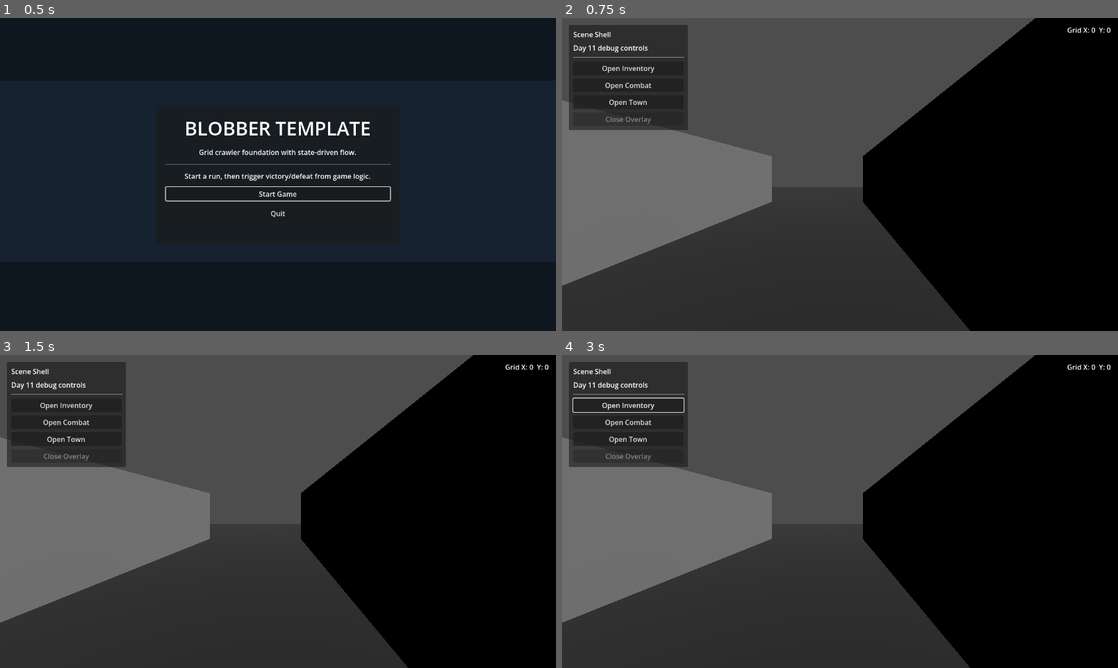
Above: before the commit, frames 1-4 (two rows, left to right).
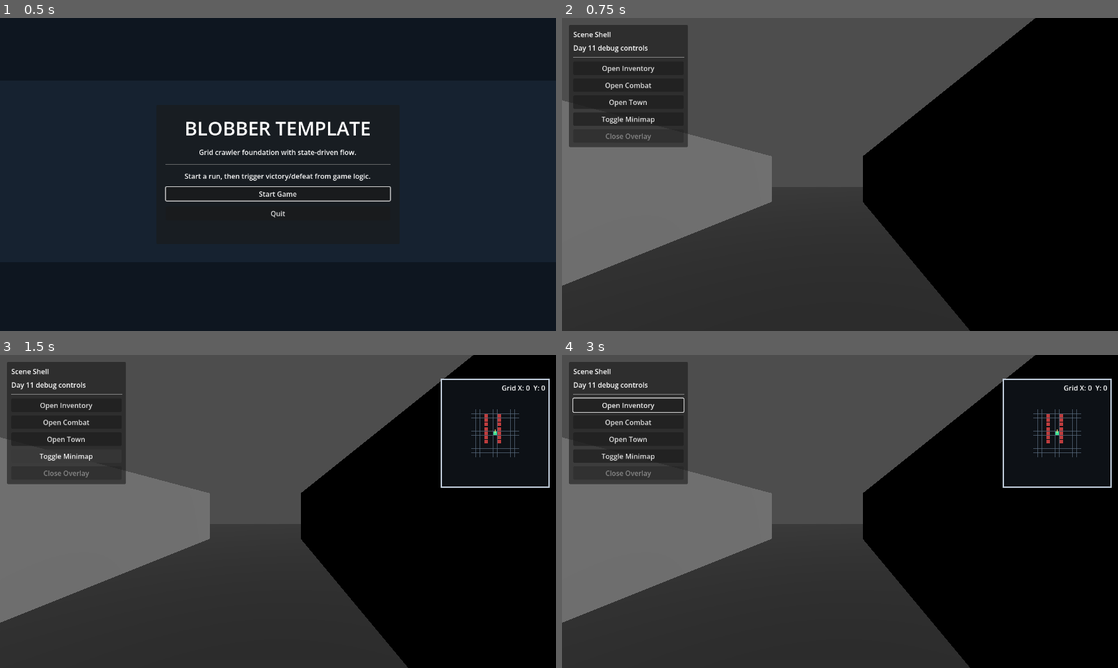
Above: after the commit, the same moments.

Repository: adamico/blobber-godot
Game: Godot game, scene res://scenes/title/title_screen.tscn
The game is run twice, just before and just after one commit, with the same random seed, the same clock (stepped at 60 frames per second) and the same inputs.
Inputs (mouse positions are in pixels of both pictures, inside the frame that each line leads up to):
- Up to frame 1 (0.5 s): no input
- Up to frame 2 (0.75 s): click "Start Game" at 0.5 s
- Up to frame 3 (1.5 s): click (66, 455) at 1.25 s, where only the run after the commit has a clickable "Toggle Minimap"
- Up to frame 4 (3 s): click "Open Inventory" at 2 s; click "Return To Exploration" at 2.75 s

Frame 1 is identical in both runs. In frame 2, 1.3% of the frame differs, in the area x 1-99%, y 2-42%; in frame 3, 2.1%, in the area x 1-99%, y 2-43%; in frame 4, 2.1%.

Commit message:
feat(minimap): add minimap overlay with toggle functionality and update visibility controls

Diff:
--- /dev/null
+++ b/scenes/overlays/minimap_overlay.gd
@@ -0,0 +1,67 @@
+class_name MinimapOverlay
+extends Control
+
+@export var radius_cells := 5
+@export var cell_size_pixels := 10.0
+@export var background_color := Color(0.06, 0.08, 0.10, 0.86)
+@export var border_color := Color(0.82, 0.87, 0.93, 0.9)
+@export var grid_color := Color(0.35, 0.42, 0.50, 0.45)
+@export var blocked_color := Color(0.82, 0.26, 0.26, 0.9)
+@export var player_color := Color(0.25, 0.92, 0.62, 0.95)
+@export var facing_color := Color(1.0, 0.91, 0.44, 1.0)
+
+var _player_cell := Vector2i.ZERO
+var _player_facing := GridDefinitions.Facing.NORTH
+var _occupancy: GridOccupancyMap
+
+
+func _ready() -> void:
+	mouse_filter = Control.MOUSE_FILTER_IGNORE
+
+
+func set_occupancy(occupancy: GridOccupancyMap) -> void:
+	_occupancy = occupancy
+	queue_redraw()
+
+
+func set_player_state(cell: Vector2i, facing: GridDefinitions.Facing) -> void:
+	_player_cell = cell
+	_player_facing = facing
+	queue_redraw()
+
+
+func get_player_cell() -> Vector2i:
+	return _player_cell
+
+
+func get_player_facing() -> GridDefinitions.Facing:
+	return _player_facing
+
+
+func _draw() -> void:
+	var draw_rect_area := Rect2(Vector2.ZERO, size)
+	draw_rect(draw_rect_area, background_color, true)
+	draw_rect(draw_rect_area, border_color, false, 2.0)
+
+	var radius := maxi(radius_cells, 1)
+	var cell_px := maxf(cell_size_pixels, 2.0)
+	var center := draw_rect_area.size * 0.5
+	var half_cell := Vector2.ONE * (cell_px * 0.5)
+
+	for dz in range(-radius, radius + 1):
+		for dx in range(-radius, radius + 1):
+			var local_center := center + Vector2(float(dx), float(dz)) * cell_px
+			var rect := Rect2(local_center - half_cell, Vector2.ONE * cell_px)
+			draw_rect(rect, grid_color, false, 1.0)
+
+			if _occupancy != null:
+				var sample_cell := _player_cell + Vector2i(dx, dz)
+				if not _occupancy.is_passable(sample_cell):
+					draw_rect(rect.grow(-1.0), blocked_color, true)
+
+	var player_rect := Rect2(center - half_cell * 0.9, Vector2.ONE * cell_px * 0.9)
+	draw_rect(player_rect, player_color, true)
+
+	var facing := GridDefinitions.facing_to_vec2i(_player_facing)
+	var facing_end := center + Vector2(float(facing.x), float(facing.y)) * (cell_px * 0.9)
+	draw_line(center, facing_end, facing_color, 2.0)
--- a/scenes/world/main.gd
+++ b/scenes/world/main.gd
@@ -4,6 +4,7 @@
 @export var auto_align_gridmap_visual := true
 @export var show_debug_panel := false
 @export var show_grid_coordinates_overlay := false
+@export var show_minimap_overlay := false
 @export_enum("Menu", "Gameplay", "GameOverFailure", "GameOverSuccess") var initial_game_state := "Gameplay"
 @export var enable_cell_end_conditions := true
 @export var success_goal_cell := Vector2i(2, -2)
@@ -32,10 +33,12 @@
 const NODE_PLAYER := "Player"
 const NODE_OVERLAY_MOUNT := "OverlayLayer/OverlayMount"
 const NODE_DEBUG_PANEL := "OverlayLayer/DebugPanel"
-const NODE_GRID_COORDS_LABEL := "OverlayLayer/GridCoordsLabel"
+const NODE_GRID_COORDS_LABEL := "OverlayLayer/MinimapOverlay/GridCoordsLabel"
+const NODE_MINIMAP_OVERLAY := "OverlayLayer/MinimapOverlay"
 const NODE_BTN_OPEN_INVENTORY := "OverlayLayer/DebugPanel/Margin/VBox/OpenInventory"
 const NODE_BTN_OPEN_COMBAT := "OverlayLayer/DebugPanel/Margin/VBox/OpenCombat"
 const NODE_BTN_OPEN_TOWN := "OverlayLayer/DebugPanel/Margin/VBox/OpenTown"
+const NODE_BTN_TOGGLE_MINIMAP := "OverlayLayer/DebugPanel/Margin/VBox/ToggleMinimap"
 const NODE_BTN_CLOSE_OVERLAY := "OverlayLayer/DebugPanel/Margin/VBox/CloseOverlay"
 
 var _occupancy: GridOccupancyMap
@@ -49,9 +52,11 @@
 var _overlay_mount: Control
 var _debug_panel: Control
 var _grid_coords_label: Label
+var _minimap_overlay: Control
 var _btn_open_inventory: Button
 var _btn_open_combat: Button
 var _btn_open_town: Button
+var _btn_toggle_minimap: Button
 var _btn_close_overlay: Button
 
 func _ready() -> void:
@@ -67,7 +72,9 @@
 	_wire_end_conditions.call_deferred()
 	_apply_debug_panel_visibility()
 	_apply_grid_coordinates_overlay_visibility()
+	_apply_minimap_overlay_visibility()
 	_refresh_grid_coordinates_overlay()
+	_refresh_minimap_overlay()
 	_wire_overlay_controls()
 	_refresh_debug_buttons()
 
@@ -77,9 +84,11 @@
 	_overlay_mount = get_node_or_null(NODE_OVERLAY_MOUNT) as Control
 	_debug_panel = get_node_or_null(NODE_DEBUG_PANEL) as Control
 	_grid_coords_label = get_node_or_null(NODE_GRID_COORDS_LABEL) as Label
+	_minimap_overlay = get_node_or_null(NODE_MINIMAP_OVERLAY) as Control
 	_btn_open_inventory = get_node_or_null(NODE_BTN_OPEN_INVENTORY) as Button
 	_btn_open_combat = get_node_or_null(NODE_BTN_OPEN_COMBAT) as Button
 	_btn_open_town = get_node_or_null(NODE_BTN_OPEN_TOWN) as Button
+	_btn_toggle_minimap = get_node_or_null(NODE_BTN_TOGGLE_MINIMAP) as Button
 	_btn_close_overlay = get_node_or_null(NODE_BTN_CLOSE_OVERLAY) as Button
 
 
@@ -193,6 +202,8 @@
 		_btn_open_combat.pressed.connect(open_combat_overlay)
 	if _btn_open_town != null:
 		_btn_open_town.pressed.connect(open_town_overlay)
+	if _btn_toggle_minimap != null:
+		_btn_toggle_minimap.pressed.connect(_toggle_minimap_overlay)
 	if _btn_close_overlay != null:
 		_btn_close_overlay.pressed.connect(close_active_overlay)
 
@@ -207,6 +218,11 @@
 		_grid_coords_label.visible = show_grid_coordinates_overlay
 
 
+func _apply_minimap_overlay_visibility() -> void:
+	if _minimap_overlay != null:
+		_minimap_overlay.visible = show_minimap_overlay
+
+
 func _refresh_grid_coordinates_overlay(cell: Vector2i = Vector2i.ZERO) -> void:
 	if _grid_coords_label == null:
 		return
@@ -216,6 +232,27 @@
 		coords = _player.grid_state.cell
 
 	_grid_coords_label.text = "Grid X: %d  Y: %d" % [coords.x, coords.y]
+
+
+func _toggle_minimap_overlay() -> void:
+	show_minimap_overlay = not show_minimap_overlay
+	_apply_minimap_overlay_visibility()
+
+
+func _refresh_minimap_overlay(cell: Vector2i = Vector2i.ZERO) -> void:
+	if _minimap_overlay == null:
+		return
+
+	var coords := cell
+	var facing := GridDefinitions.Facing.NORTH
+	if _player != null and _player.grid_state != null:
+		coords = _player.grid_state.cell
+		facing = _player.grid_state.facing
+
+	if _minimap_overlay.has_method("set_occupancy"):
+		_minimap_overlay.call("set_occupancy", _occupancy)
+	if _minimap_overlay.has_method("set_player_state"):
+		_minimap_overlay.call("set_player_state", coords, facing)
 
 
 func _refresh_debug_buttons() -> void:
@@ -424,6 +461,7 @@
 
 func _on_player_action_completed(_cmd: PlayerCommand.Type, new_state: GridState) -> void:
 	_refresh_grid_coordinates_overlay(new_state.cell)
+	_refresh_minimap_overlay(new_state.cell)
 
 	if not enable_cell_end_conditions:
 		return
@@ -495,6 +533,7 @@
 		_align_gridmap_to_player_grid(gm)
 
 	_occupancy = GridOccupancyMap.from_grid_map(gm, occupancy_wall_layer)
+	_refresh_minimap_overlay()
 	if _player != null and _player.movement_controller != null:
 		_player.movement_controller.passability_fn = _occupancy.is_passable
 		print("[Occupancy] layer=%d wired %d blocked cells" % [occupancy_wall_layer, _occupancy._blocked.size()])
--- a/scenes/world/main.tscn
+++ b/scenes/world/main.tscn
@@ -4,6 +4,7 @@
 [ext_resource type="PackedScene" uid="uid://fib5upfjwmcx" path="res://scenes/player/player.tscn" id="2_7tdlr"]
 [ext_resource type="Resource" uid="uid://bpsbwt82uliw4" path="res://resources/movement_config.tres" id="3_tt8nk"]
 [ext_resource type="MeshLibrary" uid="uid://bxgdx6gy414a7" path="res://resources/mesh_library/simple_mesh_library.tres" id="4_6r0uj"]
+[ext_resource type="Script" uid="uid://c7krl4pwfdtn5" path="res://scenes/overlays/minimap_overlay.gd" id="5_1h5vq"]
 
 [node name="Main" type="Node3D" unique_id=1276884268]
 script = ExtResource("1_wbupf")
@@ -34,12 +35,27 @@
 grow_vertical = 2
 mouse_filter = 2
 
-[node name="GridCoordsLabel" type="Label" parent="OverlayLayer" unique_id=211122343]
+[node name="MinimapOverlay" type="Control" parent="OverlayLayer" unique_id=211122344]
 visible = false
-offset_left = 990.0
-offset_top = 16.0
+layout_mode = 3
+anchors_preset = 0
+offset_left = 1016.0
+offset_top = 56.0
 offset_right = 1264.0
-offset_bottom = 42.0
+offset_bottom = 304.0
+mouse_filter = 2
+script = ExtResource("5_1h5vq")
+
+[node name="GridCoordsLabel" type="Label" parent="OverlayLayer/MinimapOverlay" unique_id=211122343]
+visible = false
+layout_mode = 1
+anchors_preset = 10
+anchor_right = 1.0
+offset_left = 8.0
+offset_top = 8.0
+offset_right = -8.0
+offset_bottom = 32.0
+grow_horizontal = 2
 text = "Grid X: 0  Y: 0"
 horizontal_alignment = 2
 
@@ -83,6 +99,10 @@
 layout_mode = 2
 text = "Open Town"
 
+[node name="ToggleMinimap" type="Button" parent="OverlayLayer/DebugPanel/Margin/VBox" unique_id=211122345]
+layout_mode = 2
+text = "Toggle Minimap"
+
 [node name="CloseOverlay" type="Button" parent="OverlayLayer/DebugPanel/Margin/VBox" unique_id=211122339]
 layout_mode = 2
 disabled = true
--- a/tests/test_grid_coords_overlay.gd
+++ b/tests/test_grid_coords_overlay.gd
@@ -3,9 +3,10 @@
 const WORLD_SCENE := preload("res://scenes/world/main.tscn")
 
 
-func _spawn_world(show_coords: bool) -> Node3D:
+func _spawn_world(show_coords: bool, show_minimap: bool = false) -> Node3D:
 	var world := WORLD_SCENE.instantiate() as Node3D
 	world.show_grid_coordinates_overlay = show_coords
+	world.show_minimap_overlay = show_minimap
 	add_child_autofree(world)
 	await get_tree().process_frame
 	await get_tree().process_frame
@@ -14,15 +15,36 @@
 
 func test_grid_coords_overlay_hidden_by_default_toggle() -> void:
 	var world := await _spawn_world(false)
-	var label := world.get_node_or_null("OverlayLayer/GridCoordsLabel") as Label
+	var label := world.get_node_or_null("OverlayLayer/MinimapOverlay/GridCoordsLabel") as Label
 	assert_not_null(label)
 	assert_false(label.visible)
 
 
+func test_minimap_overlay_hidden_by_default_toggle() -> void:
+	var world := await _spawn_world(false, false)
+	var minimap := world.get_node_or_null("OverlayLayer/MinimapOverlay") as Control
+	assert_not_null(minimap)
+	assert_false(minimap.visible)
+
+
+func test_minimap_overlay_debug_button_toggles_visibility() -> void:
+	var world := await _spawn_world(false, false)
+	var minimap := world.get_node_or_null("OverlayLayer/MinimapOverlay") as Control
+	var toggle_minimap := world.get_node_or_null("OverlayLayer/DebugPanel/Margin/VBox/ToggleMinimap") as Button
+	assert_not_null(minimap)
+	assert_not_null(toggle_minimap)
+
+	assert_false(minimap.visible)
+	toggle_minimap.emit_signal("pressed")
+	assert_true(minimap.visible)
+	toggle_minimap.emit_signal("pressed")
+	assert_false(minimap.visible)
+
+
 func test_grid_coords_overlay_updates_after_player_move() -> void:
-	var world := await _spawn_world(true)
+	var world := await _spawn_world(true, true)
 	var player := world.get_node_or_null("Player") as Player
-	var label := world.get_node_or_null("OverlayLayer/GridCoordsLabel") as Label
+	var label := world.get_node_or_null("OverlayLayer/MinimapOverlay/GridCoordsLabel") as Label
 	assert_not_null(player)
 	assert_not_null(label)
 
@@ -36,3 +58,21 @@
 	assert_true(player.execute_command(PlayerCommand.Type.STEP_FORWARD))
 	assert_eq(player.grid_state.cell, Vector2i(0, -1))
 	assert_eq(label.text, "Grid X: 0  Y: -1")
+
+
+func test_minimap_overlay_updates_player_state_after_player_move() -> void:
+	var world := await _spawn_world(false, true)
+	var player := world.get_node_or_null("Player") as Player
+	var minimap := world.get_node_or_null("OverlayLayer/MinimapOverlay") as MinimapOverlay
+	assert_not_null(player)
+	assert_not_null(minimap)
+
+	player.movement_config.smooth_mode = false
+	player.movement_controller.passability_fn = Callable()
+	world.enable_cell_end_conditions = false
+
+	assert_eq(minimap.get_player_cell(), Vector2i.ZERO)
+
+	assert_true(player.execute_command(PlayerCommand.Type.STEP_FORWARD))
+	assert_eq(player.grid_state.cell, Vector2i(0, -1))
+	assert_eq(minimap.get_player_cell(), Vector2i(0, -1))
--- a/tests/test_player_day11_scene_transitions.gd
+++ b/tests/test_player_day11_scene_transitions.gd
@@ -98,3 +98,23 @@
 	assert_not_null(close_overlay)
 	close_overlay.emit_signal("pressed")
 	assert_false(world.has_active_overlay())
+
+
+func test_minimap_remains_visible_while_modal_overlay_opens_and_closes() -> void:
+	var world := await _spawn_world()
+	var minimap := world.get_node_or_null("OverlayLayer/MinimapOverlay") as Control
+	var toggle_minimap := world.get_node_or_null("OverlayLayer/DebugPanel/Margin/VBox/ToggleMinimap") as Button
+	assert_not_null(minimap)
+	assert_not_null(toggle_minimap)
+
+	assert_false(minimap.visible)
+	toggle_minimap.emit_signal("pressed")
+	assert_true(minimap.visible)
+
+	world.open_inventory_overlay()
+	assert_true(world.has_active_overlay())
+	assert_true(minimap.visible)
+
+	world.close_active_overlay()
+	assert_false(world.has_active_overlay())
+	assert_true(minimap.visible)
Not shown, added: scenes/overlays/minimap_overlay.gd.uid
